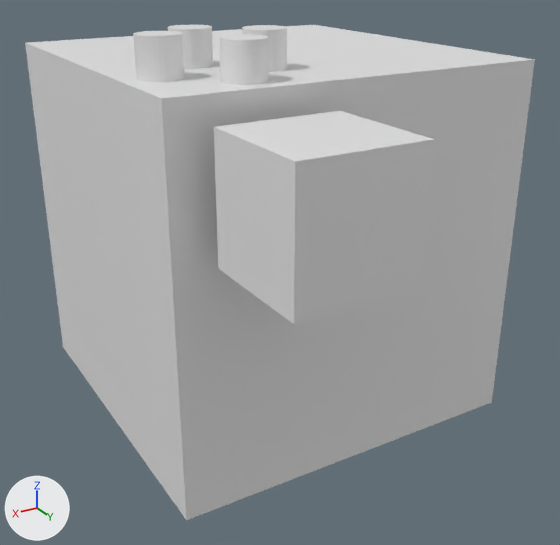
A saved change to the Blender file models/controller.blend.
Rendered twice from a 50 mm camera at (2.13, 3.76, 1.55) aimed at (0.12, 0.39, -0.13). Arrows for +X, +Y and +Z are at lower left; the lights stay in place.

Objects in the first picture: 'ButtonA', 'ButtonB', 'ButtonX', 'ButtonY', 'Frame', 'TR'.
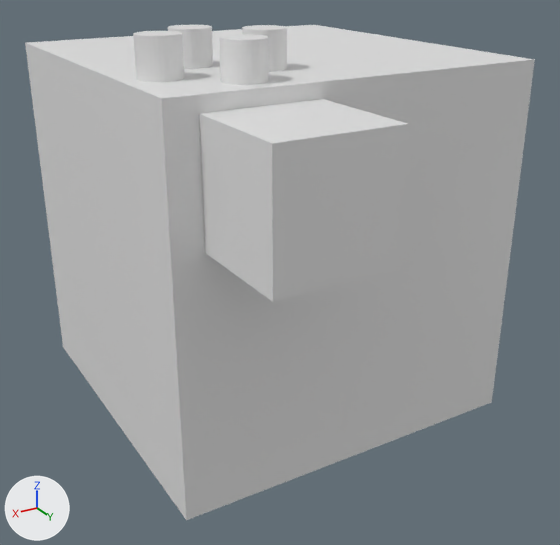
Scene script edits in JSON lines:
```json
{"op": "set", "path": "ob_tr.location", "old": "(0.662, 1.089, 0.99)", "new": "(0.662, 0.943, 1.018)"}
```

Pixel boxes (x1, y1, x2, y2) of what changed, in the pictures (560 x 545 px):
```json
{"object": "TR", "change": "moved", "before": [214, 111, 435, 324], "after": [199, 99, 409, 302]}
```
